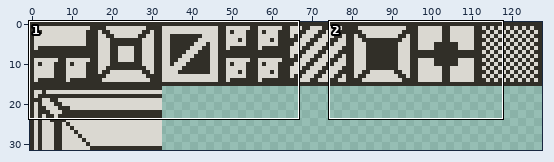
Edited in one commit: sprite sheet (src/blocks.png). Above: a wide view before the commit, with the close-up outlined.
Close-up. First the earlier version:
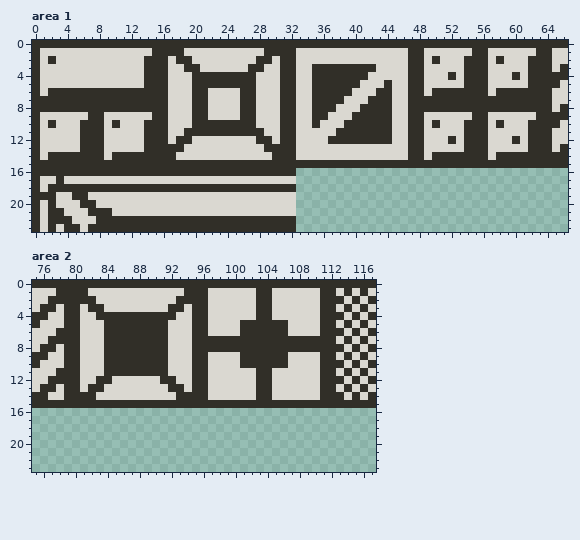
The file is 128x32 pixels. Shown: area 1: x 0..66, y 0..23; area 2: x 75..117, y 0..23.
The same view after the edit:
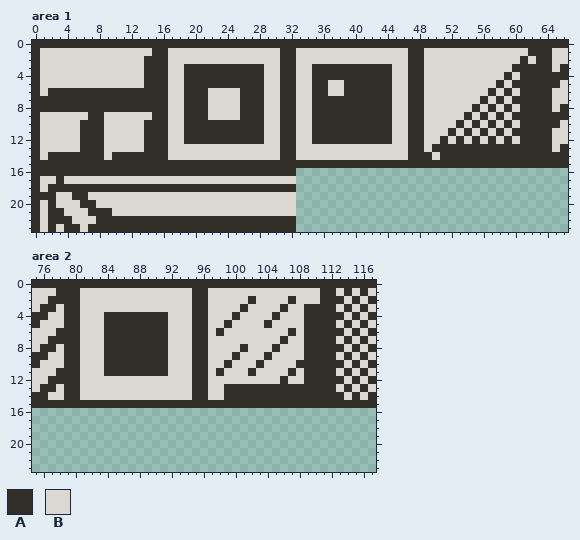
Palette (. is transparent): A #312f28  B #dad8d1
What changed:
Area 1:
y 1: x 17..18 AA -> BB; x 29..30 AA -> BB; x 55..56 AA -> BB; x 62 B -> A
y 2: x 2 A -> B; x 18..19 AA -> BB; x 28..29 AA -> BB; x 50 A -> B; x 54..56 AAA -> BBB; x 58 A -> B; x 61..62 BA -> AB
y 3: x 21..26 BBBBBB -> AAAAAA; x 43..44 BB -> AA; x 54..56 AAA -> BBB; x 60..61 BB -> AA
y 4: x 19 B -> A; x 28 B -> A; x 42..44 BBB -> AAA; x 52 A -> B; x 54..56 AAA -> BBB; x 59..61 BAB -> ABA
y 5: x 19 B -> A; x 28 B -> A; x 37..38 AA -> BB; x 41..43 BBB -> AAA; x 54..56 AAA -> BBB; x 58 B -> A; x 60..61 BB -> AA
y 6: x 19 B -> A; x 28 B -> A; x 37..38 AA -> BB; x 40..42 BBB -> AAA; x 50..58 AAAAAAABA -> BBBBBBBAB; x 60 A -> B
y 7: x 19 B -> A; x 28 B -> A; x 39..41 BBB -> AAA; x 49..55 AAAAAAA -> BBBBBBB; x 57 A -> B; x 59 A -> B
y 8: x 19 B -> A; x 28 B -> A; x 38..40 BBB -> AAA; x 49..54 AAAAAA -> BBBBBB; x 56 A -> B; x 58 A -> B; x 60 A -> B
y 9: x 19 B -> A; x 28 B -> A; x 37..39 BBB -> AAA; x 54..55 BA -> AB; x 58 B -> A; x 60..62 BBB -> AAA
y 10: x 2 A -> B; x 10 A -> B; x 19 B -> A; x 28 B -> A; x 36..38 BBB -> AAA; x 50 A -> B; x 53..54 BA -> AB; x 56..59 ABAB -> BABA; x 61 B -> A
y 11: x 35..37 BBB -> AAA; x 52 B -> A; x 55 A -> B; x 58 B -> A; x 60..61 BB -> AA
y 12: x 18 A -> B; x 20..27 BBBBBBBB -> AAAAAAAA; x 29 A -> B; x 35..36 BB -> AA; x 51..54 BABA -> ABAB; x 56..57 AB -> BA; x 59..61 BAB -> ABA
y 13: x 17..18 AA -> BB; x 29..30 AA -> BB; x 50..53 BBBB -> AAAA; x 57..61 BBBBB -> AAAAA
y 14: x 17 A -> B; x 30 A -> B; x 49..50 BA -> AB; x 57 B -> A
Area 2:
y 1: x 81 A -> B; x 94 A -> B; x 103..104 AA -> BB
y 2: x 81..82 AA -> BB; x 93..94 AA -> BB; x 102..104 BAA -> ABB; x 107 B -> A
y 3: x 82..83 AA -> BB; x 92..93 AA -> BB; x 101 B -> A; x 103..104 AA -> BB; x 106 B -> A; x 109..110 BB -> AA
y 4: x 83 A -> B; x 92 A -> B; x 100 B -> A; x 103..105 AAB -> BBA; x 109..110 BB -> AA
y 5: x 99 B -> A; x 101..103 AAA -> BBB; x 105..106 AA -> BB; x 109..110 BB -> AA
y 6: x 98 B -> A; x 101..107 AAAAAAB -> BBBBBBA; x 109..110 BB -> AA
y 7: x 97..105 AAAAAAAAA -> BBBBBBBBB; x 107..108 AA -> BB
y 8: x 97..100 AAAA -> BBBB; x 102..104 AAA -> BBB; x 106..108 AAA -> BBB
y 9: x 100..103 BAAA -> ABBB; x 105..106 AA -> BB; x 109..110 BB -> AA
y 10: x 99 B -> A; x 101..102 AA -> BB; x 104..106 AAA -> BBB; x 108..110 BBB -> AAA
y 11: x 98 B -> A; x 102..104 BAA -> ABB; x 107 B -> A; x 109..110 BB -> AA
y 12: x 83..84 AA -> BB; x 91..92 AA -> BB; x 103..104 AA -> BB; x 106 B -> A; x 109..110 BB -> AA
y 13: x 82..83 AA -> BB; x 92..93 AA -> BB; x 99..102 BBBB -> AAAA; x 105..110 BBBBBB -> AAAAAA
y 14: x 81..82 AA -> BB; x 93..94 AA -> BB; x 99..102 BBBB -> AAAA; x 105..110 BBBBBB -> AAAAAA
